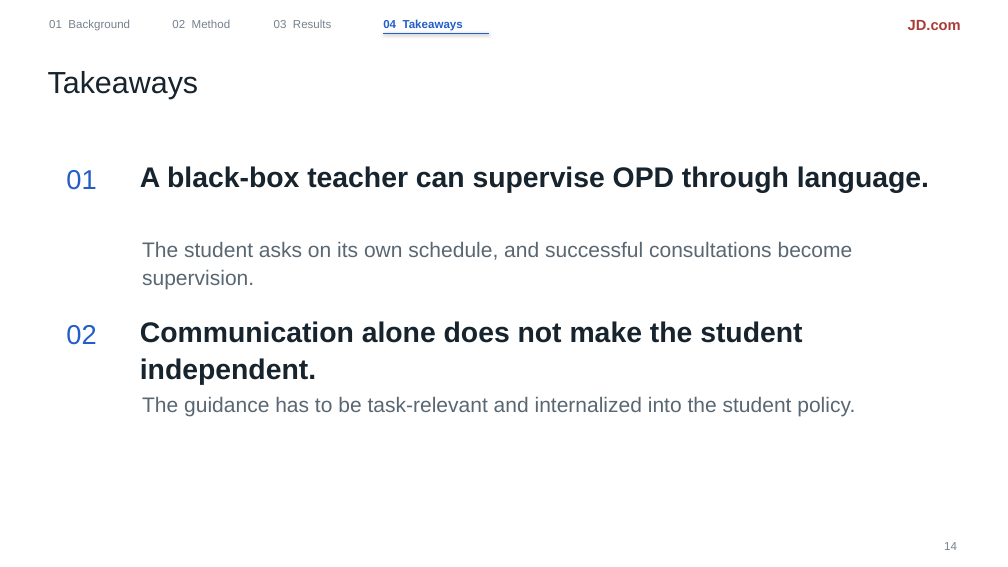
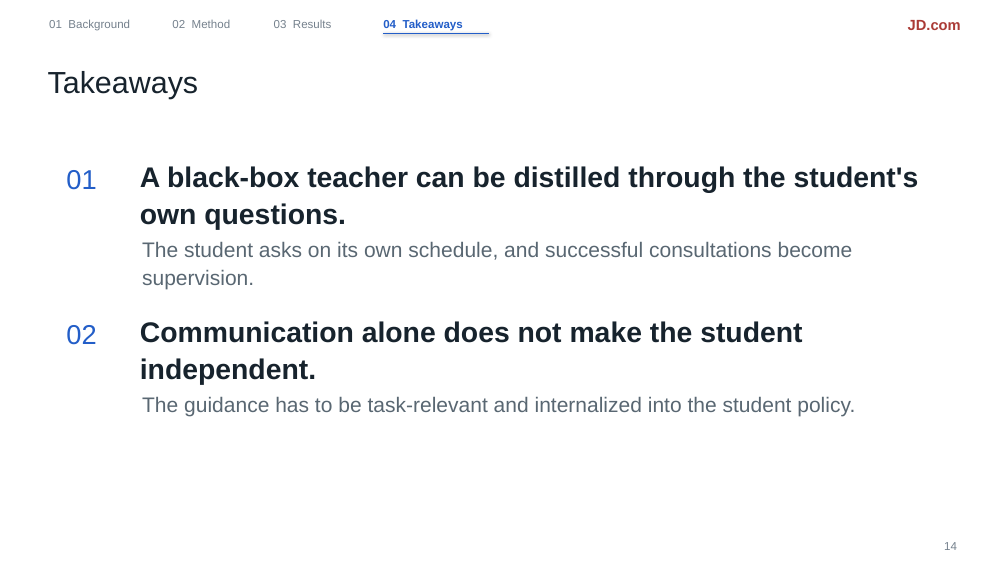
Before and after one commit to liruiluo/communicative-opsd, a slide deck: slide 14 of assets/slides/copd-slides.pptx. Drawn at 1008x567 pixels with LibreOffice and Linux fonts; fonts in the diff are those of the drawing. Boxes give left, top, right and bottom in pixels: in the first picture for what was removed or moved away, otherwise in the second. Text is boxed around its words. In the diff, an @@ line names an element or a change of style, - is before the commit and + after.

Commit message:
Takeaway 01 names student-initiated questions as the channel

```diff
--- a/assets/slides/copd-slides.pptx
+++ b/assets/slides/copd-slides.pptx
@@ text at (140,166,919,230): text changed @@
-A black-box teacher can supervise OPD through language.
+A black-box teacher can be distilled through the student's own questions.
```
Also in this commit, not shown: 1 other file.
